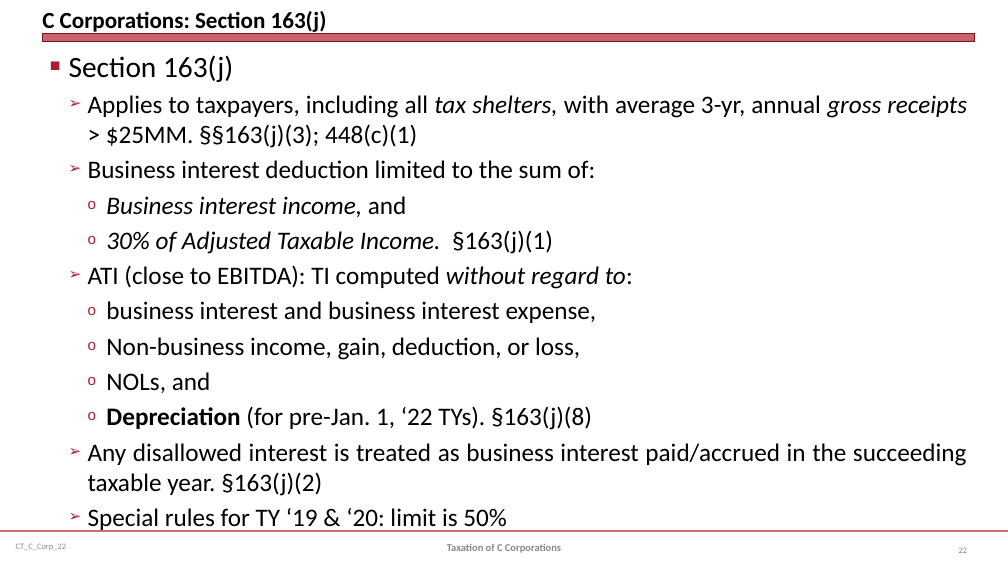
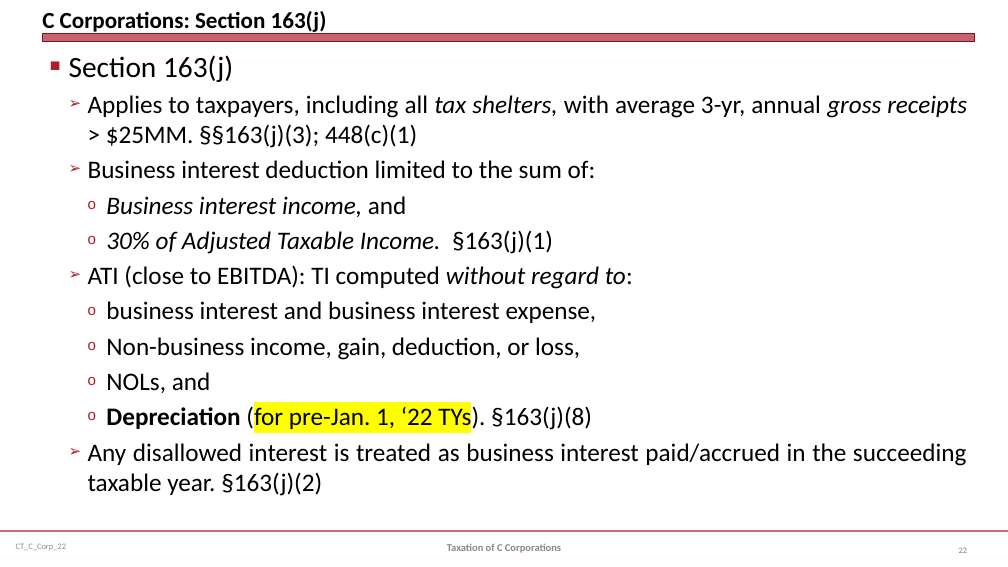
Before and after one commit to jmc877/Corporate-Tax, a slide deck: slide 22 of slides/CT_C_Corp_22.pptx. Drawn at 1008x567 pixels with LibreOffice and Linux fonts; fonts in the diff are those of the drawing. Boxes give left, top, right and bottom in pixels: in the first picture for what was removed or moved away, otherwise in the second. Text is boxed around its words. In the diff, an @@ line names an element or a change of style, - is before the commit and + after.

```diff
--- a/slides/CT_C_Corp_22.pptx
+++ b/slides/CT_C_Corp_22.pptx
@@ text at (106,405,592,432): highlight none to #FFFF00 in "(for pre-Jan. 1, ‘22 TYs)." @@
@@ text at (88,508,507,532): paragraph removed @@
-  ➢ Special rules for TY ‘19 & ‘20: limit is 50%
```
Also in this commit, not shown: 6 other slides changed, 5 other files.
